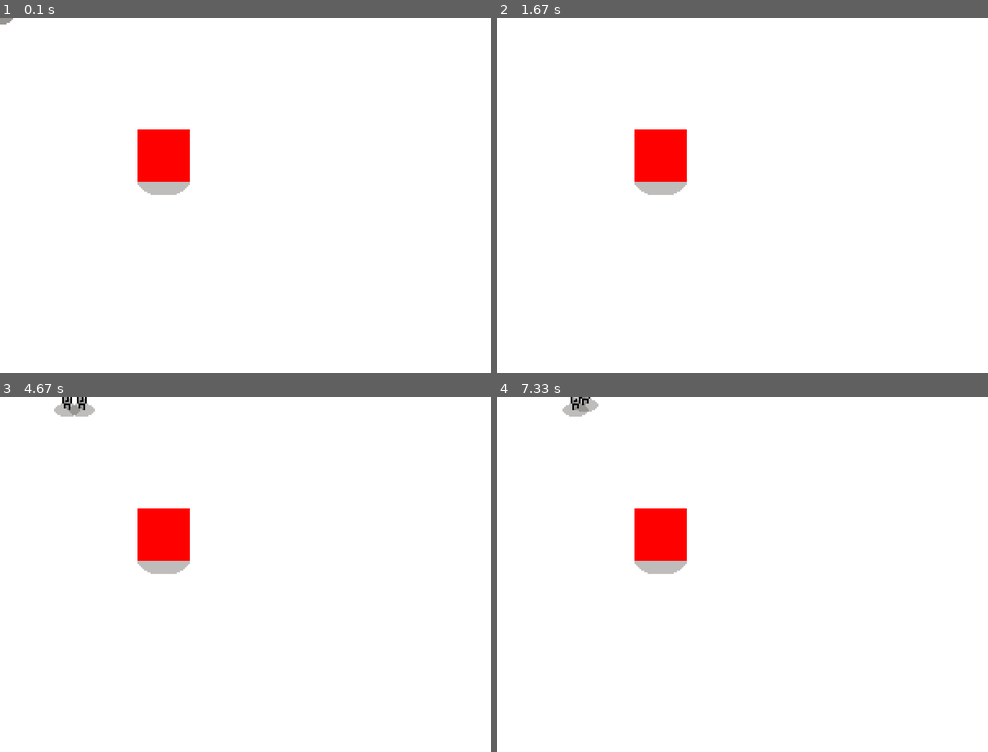
Above: before the commit, frames 1-4 (two rows, left to right).
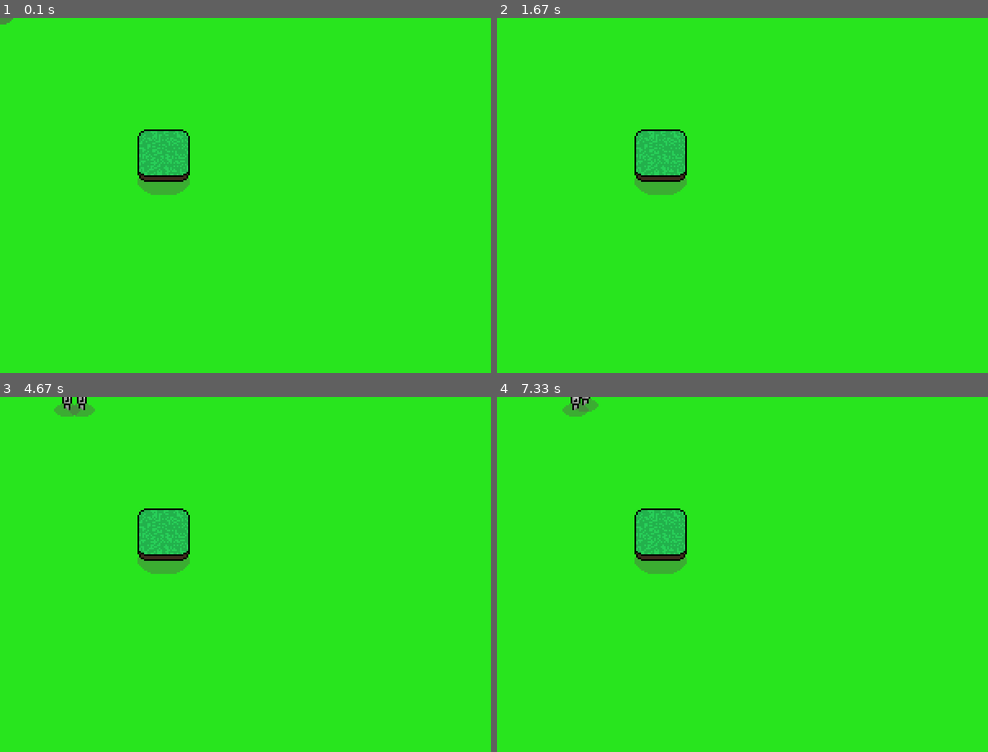
Above: after the commit, the same moments.

Repository: shaurya-sharma-dev/pygame-topdownengine
Game: pygame game, started from examples/basic_usage.py
Same seed, same stepped clock (60 frames per second), same inputs: the game is played once before the commit and once after it.
Inputs:
- Up to frame 1 (0.1 s): no input
- Up to frame 2 (1.67 s): hold D 0.33-0.8 s; hold W 0.83-1.13 s
- Up to frame 3 (4.67 s): hold S 4.07-4.43 s; hold A from 4.47 s (still down)
- Up to frame 4 (7.33 s): release A at 4.93 s; hold D 4.97-5.43 s; hold W 5.47-5.77 s; hold S 6.87-7.17 s; hold A from 7.2 s (still down)

The runs differ from the first frame. In frame 1, 100% of the frame differs, in the area x 0-100%, y 0-100%; in frame 2, 100%; in frame 3, 100%; in frame 4, 100%.

Commit message:
Add Game.bg_color, add texture to env_object in basic usage example.

Diff:
--- a/examples/basic_usage.py
+++ b/examples/basic_usage.py
@@ -10,6 +10,7 @@
     window_title="pygame-topdownengine Basic Usage Example",
     target_scale=3 # Add scale of three to make it more visible
 )
+game.bg_color = (40, 229, 30)
 
 # Define a MobileObject to be the Player + Enable Camera Tracking
 player = tde.MobileObject(
@@ -29,17 +30,18 @@
 )
 
 # Define an EnvObject
-env_obj = tde.EnvObject(frame_size=(32, 32), colliders=[pg.Rect(0, 0, 32, 32)])
+env_obj = tde.EnvObject(
+    animation_paths={
+        "idle": ASSETS_DIR / "example-cliff.png"
+    },
+    frame_size=(32, 32), colliders=[pg.Rect(0, 0, 32, 32)]
+)
 env_obj.position = pg.Vector2(100, 100)
 env_obj.obj_shadow = "32x16"
 
 # Add them to the game object group
 game.game_object_group.add(player, env_obj, enemy)
 
-# GameObject automatically generates a four frame "flashing animation."
-# In order have our EnvObject not flash, we will make it use only the first frame.
-env_obj.animations["idle"] = [env_obj.animations["idle"][0]]
-
 # You can add subpixel rendering by uncommenting the below line of code.
 # tde.GameObject.SUBPIXEL = True
 
--- a/topdownengine/game.py
+++ b/topdownengine/game.py
@@ -19,6 +19,7 @@
         og_width (int): Original window width.
         extra_features (list[str]): List of extra features to add at runtime. You MUST set it during instantiation.
         camera (Camera): Camera object to use when rendering.
+        bg_color (pygame.typing.ColorLike): Color to fill the screen with at the start of every draw cycle.
     """
 
     VALID_EXTRA_FEATURES = {"resize",}
@@ -81,6 +82,9 @@
         from .camera import Camera
         self.camera = Camera()
 
+        # Background Color
+        self.bg_color = (255, 255, 255)
+
     def handle_events(self) -> None:
         for event in pg.event.get():
             if event.type == pg.QUIT:
@@ -100,7 +104,7 @@
         self.game_object_group.update(dt, self)
 
     def render(self) -> None:
-        self.screen.fill((255, 255, 255))
+        self.screen.fill(self.bg_color)
         for game_obj in sorted(self.game_object_group.sprites(), key=lambda g: g.draw_index):
             self.screen.blit(game_obj.image, game_obj.rect.move(-self.camera.position * game_obj.SCALE))
 
Not shown, changed: README.md
Binary file added: topdownengine/assets/example-cliff.png
Not shown, changed: docs/quickstart.md
